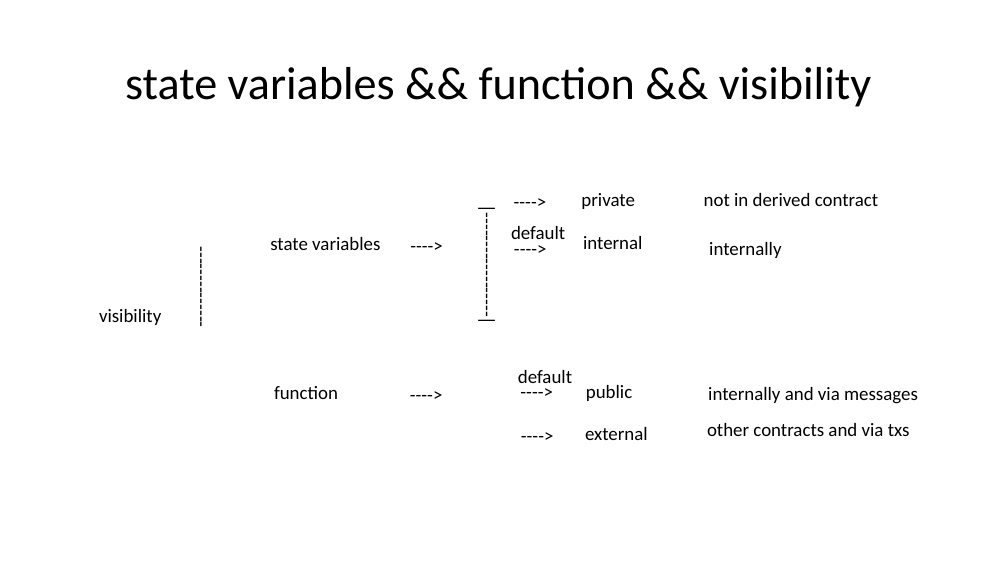
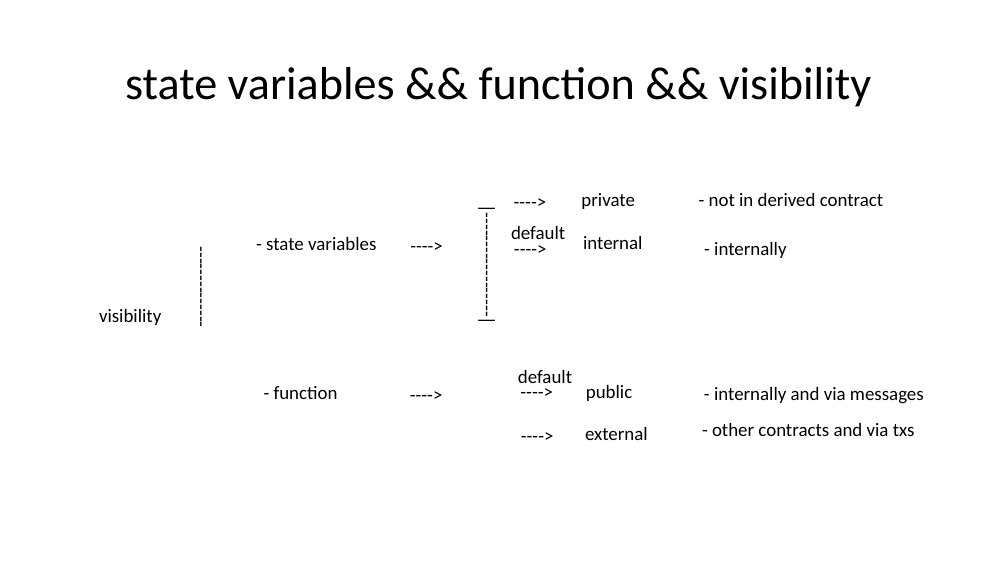
Before and after one commit to kaikai1024/ethereum-me, a slide deck: slide 20 of contract_me.pptx. Drawn at 1008x567 pixels with LibreOffice and Linux fonts; fonts in the diff are those of the drawing. Boxes give left, top, right and bottom in pixels: in the first picture for what was removed or moved away, otherwise in the second. Text is boxed around its words. In the diff, an @@ line names an element or a change of style, - is before the commit and + after.

```diff
--- a/contract_me.pptx
+++ b/contract_me.pptx
@@ text at box(709, 193, 883, 206): text changed @@
-not in derived contract
+- not in derived contract
@@ text at box(266, 237, 376, 250): text changed @@
-state variables
+- state variables
@@ text at box(714, 242, 786, 258): text changed @@
-internally
+- internally
@@ text at box(274, 386, 338, 399): text changed @@
-function
+- function
@@ text at box(714, 387, 924, 404): text changed @@
-internally and via messages
+- internally and via messages
@@ text at box(712, 423, 915, 436): text changed @@
-other contracts and via txs
+- other contracts and via txs
```
Also in this commit, not shown: 4 other slides changed, 9 slides added, 2 slides removed, 1 other file.
